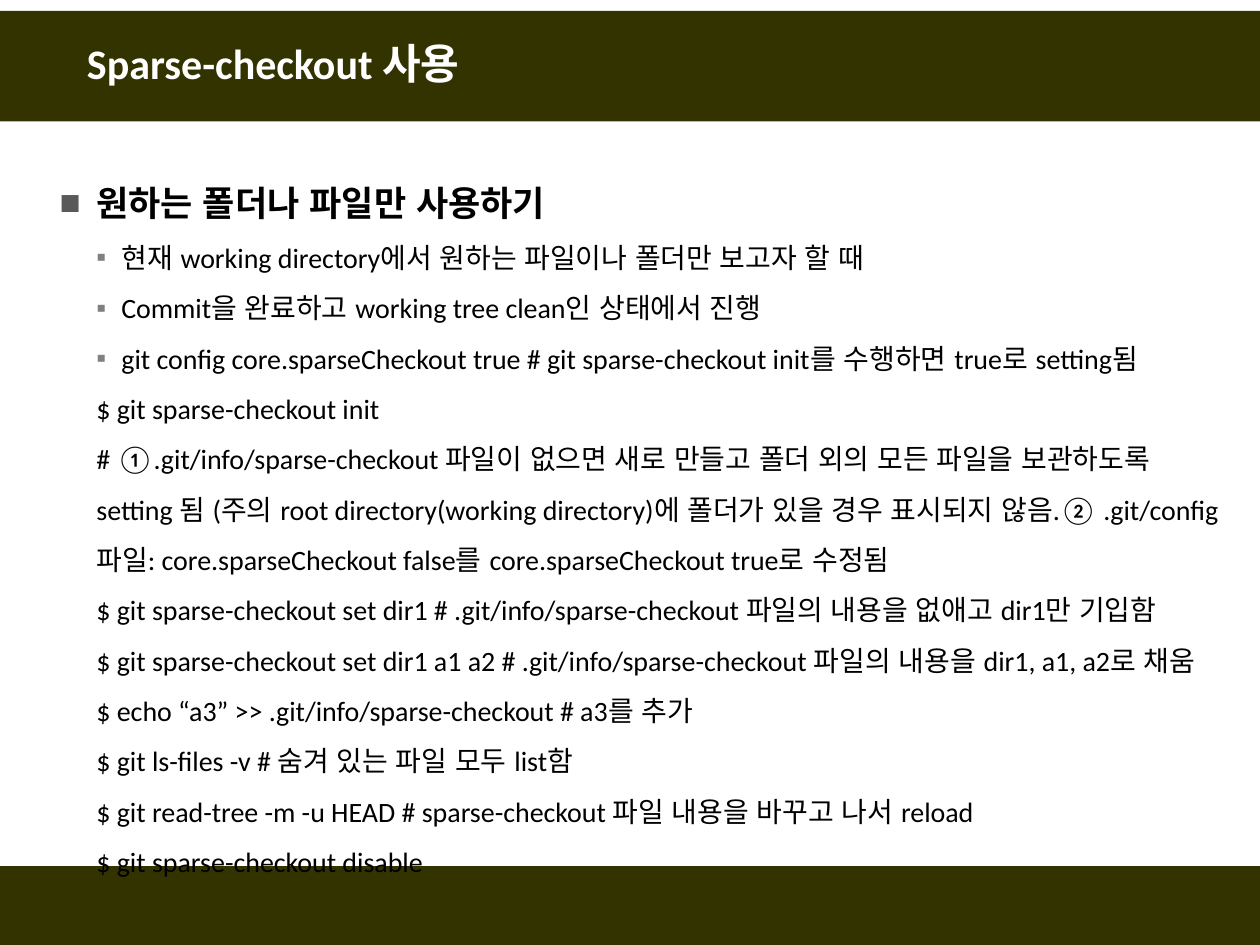
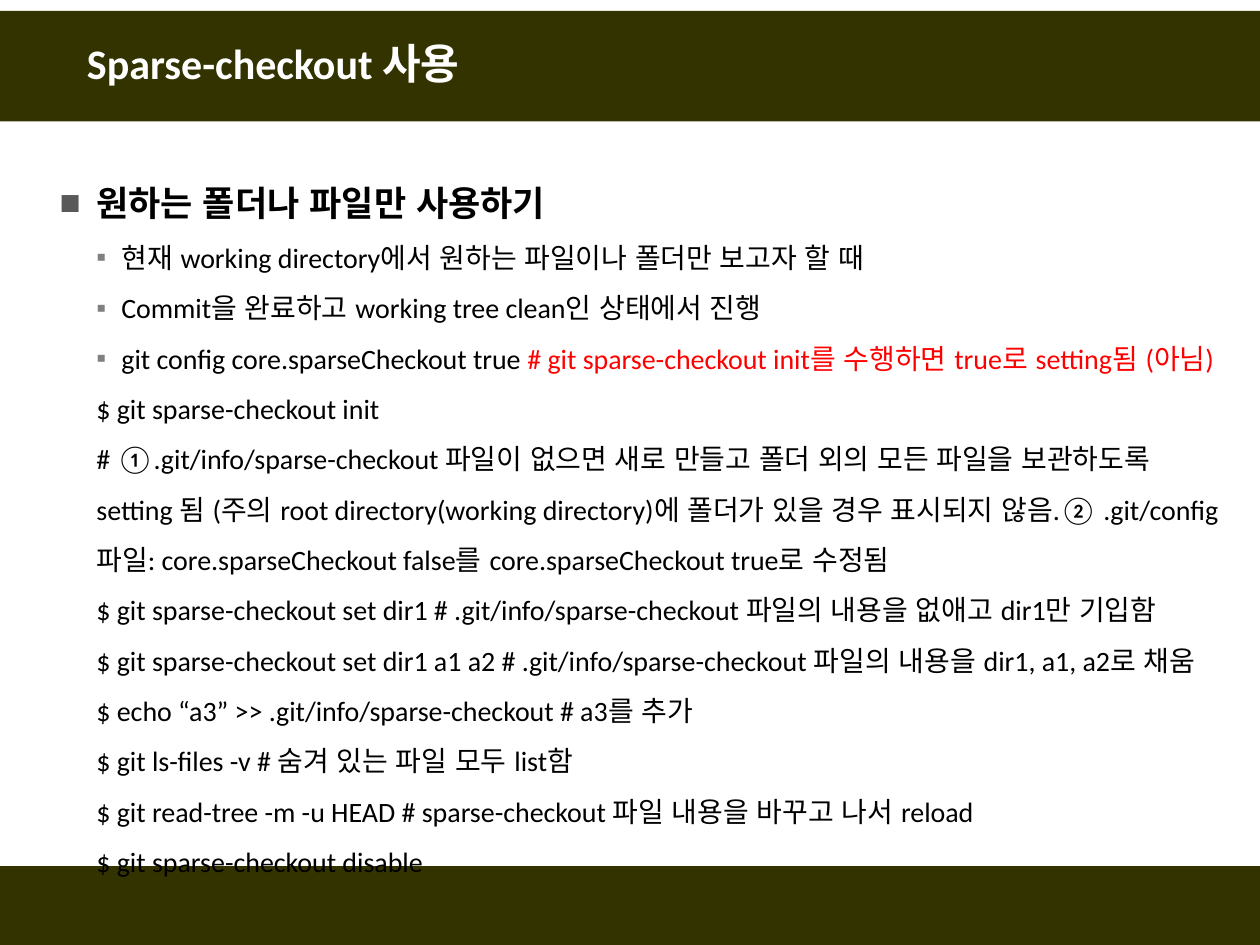
Before and after one commit to fasthill/github-lecture, a slide deck: slide 33 of git및github첫걸음11-명령어모음.pptx. Drawn at 1260x945 pixels with LibreOffice and Linux fonts; fonts in the diff are those of the drawing. Boxes give left, top, right and bottom in pixels: in the first picture for what was removed or moved away, otherwise in the second. Text is boxed around its words. In the diff, an @@ line names an element or a change of style, - is before the commit and + after.

```diff
--- a/git및github첫걸음11-명령어모음.pptx
+++ b/git및github첫걸음11-명령어모음.pptx
@@ text at bbox=[121, 346, 1214, 374]: text changed; text colour #000000 to #FF0000 @@
-  ▪ git config core.sparseCheckout true # git sparse-checkout init를 수행하면 true로 setting됨
+  ▪ git config core.sparseCheckout true # git sparse-checkout init를 수행하면 true로 setting됨 (아님)
```
Also in this commit, not shown: 1 other slide changed.
